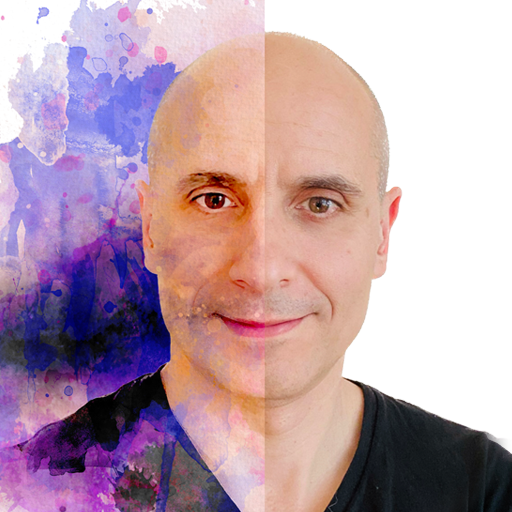
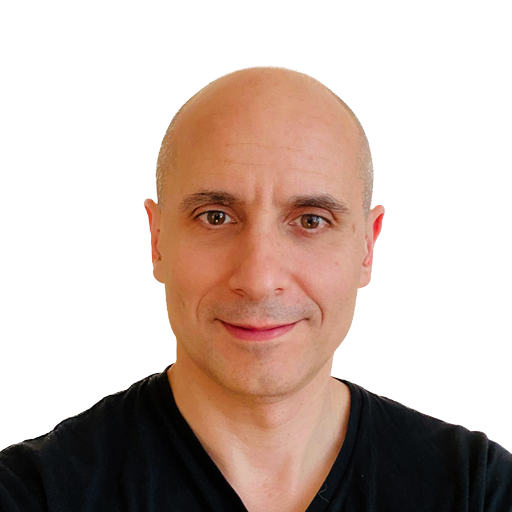
Revision of a layered 512x512 image; what changed, layer by layer:
hid "Layer 2" over left=0, top=0, right=511, bottom=512
hid "Layer 1 copy" over left=265, top=65, right=511, bottom=512
showed "Layer 1" over left=0, top=65, right=511, bottom=512
